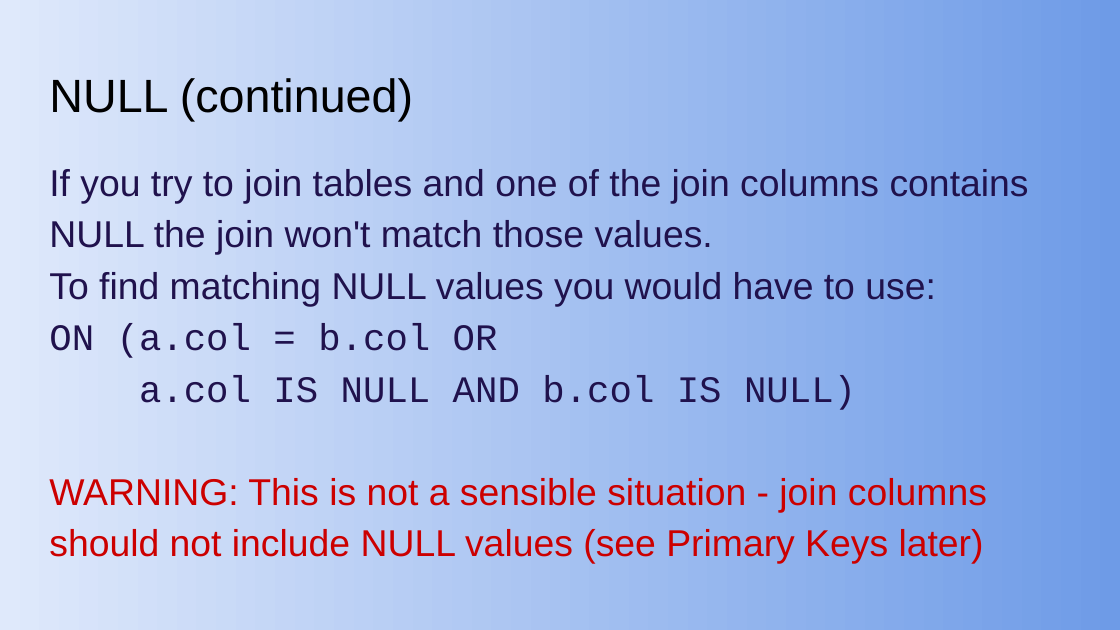
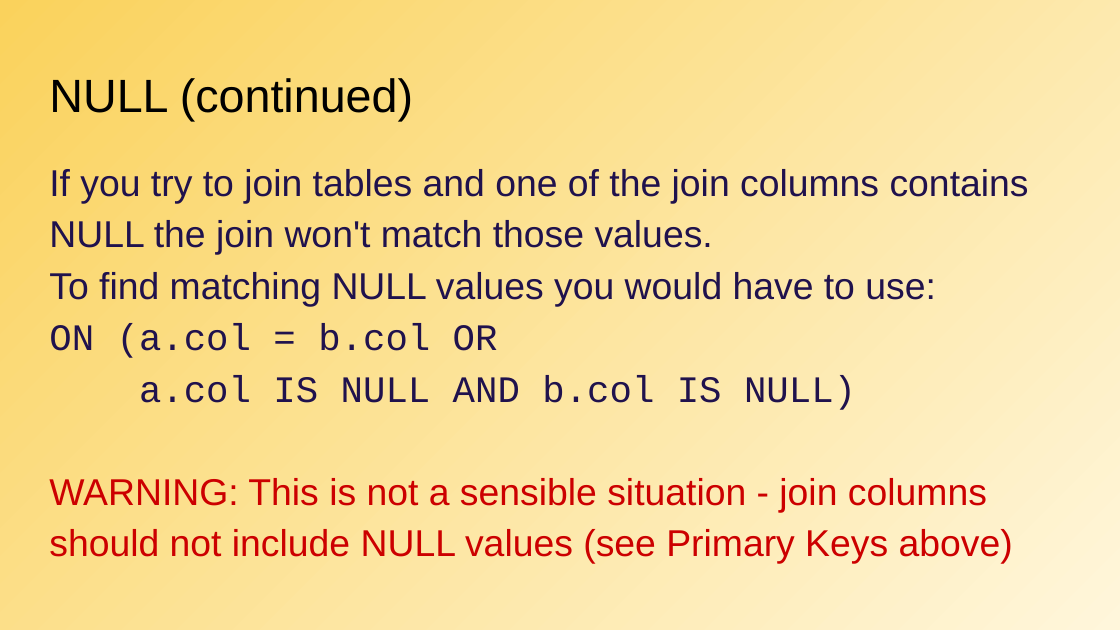
Before and after one commit to CodeYourFuture/syllabus, a slide deck: slide 31 of docs/db/db_b/week-2/CYF_DB_2.odp (slide 27 before the commit). Drawn at 1120x630 pixels with LibreOffice and Linux fonts; fonts in the diff are those of the drawing. Boxes give left, top, right and bottom in pixels: in the first picture for what was removed or moved away, otherwise in the second. Text is boxed around its words. In the diff, an @@ line names an element or a change of style, - is before the commit and + after.

```diff
--- a/docs/db/db_b/week-2/CYF_DB_2.odp
+++ b/docs/db/db_b/week-2/CYF_DB_2.odp
@@ background gradient #DFE9FB to #6E9BE7 to gradient #FFF6DB to #FAD25C @@
@@ text at (x1=49, y1=478, x2=1013, y2=564): text changed @@
-WARNING: This is not a sensible situation - join columns should not include NULL values (see Primary Keys later)
+WARNING: This is not a sensible situation - join columns should not include NULL values (see Primary Keys above)
```
Also in this commit, not shown: 10 other slides changed, 4 slides added, 1 other file.
